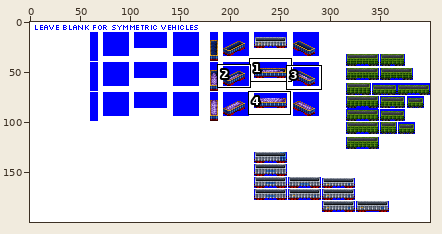
A sprite sheet gets an edit: src/graphics/pony/aggregates_car_pony_gen_5C.png. Above, an overview of the earlier version with the close-up marked.
Close-up. As it was:
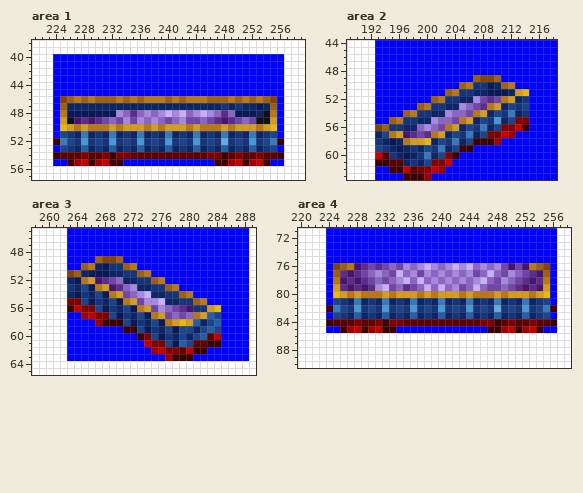
The file is 400x200 pixels. Shown: area 1: x 221..259, y 38..57; area 2: x 189..218, y 44..63; area 3: x 258..289, y 45..65; area 4: x 220..258, y 71..90. The commit also changed other parts of the picture, which this record leaves out.
Once edited:
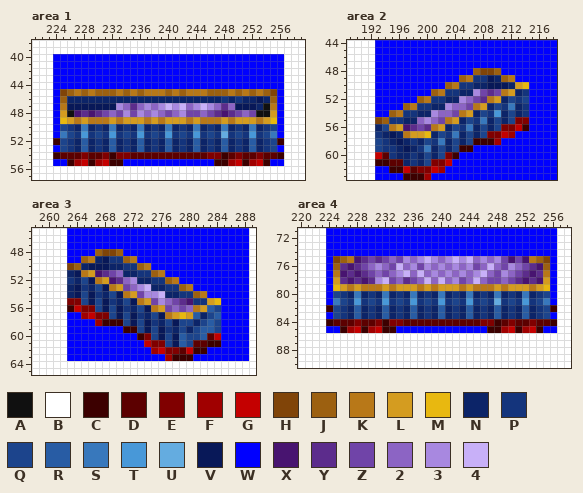
Palette (. is transparent): A #101010  B #ffffff  C #3c0000  D #5c0000  E #800000  F #a00000  G #c40000  H #804408  J #9c6010  K #b87818  L #d49c20  M #e8b810  N #0c2468  P #14347c  Q #1c448c  R #285ca4  S #3878bc  T #4898d8  U #64ace0  V #081858  W #0000ff  X #481470  Y #5c2c8c  Z #7044a8  2 #8c64c4  3 #a888e0  4 #c8b0f8
What changed:
Changed rows in their new state; - is an unchanged pixel.
Area 1:
first column x 225:
45 HJKJKJJJKJKJKKKJKJKKKJJJKJKJKJH
46 JNNNNNNNNNNNNNNNNNNNNNNPNPNNVNJ
47 KVVVVVVV32Y232343423432Y2VVVNAK
48 LAXYXYZ2Z3Z3232Z23ZZ2ZYXYZ2ZA-L
49 MLKLKKKLKLLLKLKLLLKLKKKLKLLLKLM
50 QPNSNPNSNPNSNPNSNPNSNPNSNPNSNPQ
51 SQPTPQPTPQPTPQPTPQPTPQPUPQPTPQS
52 QPNRNPNRNPNRNPNRNPNRNPNRNPNRNPQ
Area 2:
first column x 193:
48 --------------JHHJ----
49 ------------JKPPVNJK--
50 ----------JKPPNN-VVNLM
51 --------JKPPNN3ZYZKLNP
52 ------JKPPNN32ZYKLNQPQ
53 ----JKPPNN322ZKLNQPSNP
54 --JKPPNN322ZKLNQPTNQ--
55 HJPPNN232ZKLNQPSNQ----
56 NQKLXYZYKLNQPSNQ------
57 PNVNKLLMNQPSNQ--------
58 QPNVNPNQPSNQ----------
59 --PNVNPSNQ------------
60 ----NPNQ--------------
Area 3:
first column x 263:
48 ----JHHJ--------------
49 --JKNVPPJK------------
50 HJNVV-NNPPJK----------
51 NVKLXYZ2NNPPJK--------
52 PNQVKLXY23NNPPJK------
53 NVPNQVKLZ234NNPPJK----
54 --QVPNQVKLZ334NNPPJK--
55 ----QVPNQVKLZ32ZYXPPLM
56 ------QVPNQVKLZ2Z2KLRQ
57 --------QVPNQVKLMLRNQR
58 ----------QVPNQVQQNQRQ
59 ------------QVPN-NQR--
60 --------------QVRQ----
Area 4:
first column x 225:
75 HJKXYZYZ2Z32343234342323ZXZXKJH
76 JYXYZ232Z423Z3232323Z242-32ZYXJ
77 KXYXYZ2Z234242323232342Z32ZYXYK
78 LYXYXY34Z2YZ242423Z-42Z-2ZYXYXL
79 MLKLKKKLKLLLKLKLLLKLKKKLKLLLKLM
80 QPNSNPNSNPNSNPNSNPNSNPNSNPNSNPQ
81 SQPTPQPTPQPTPQPTPQPTPQPUPQPTPQS
82 QPNRNPNRNPNRNPNRNPNRNPNRNPNRNPQ
